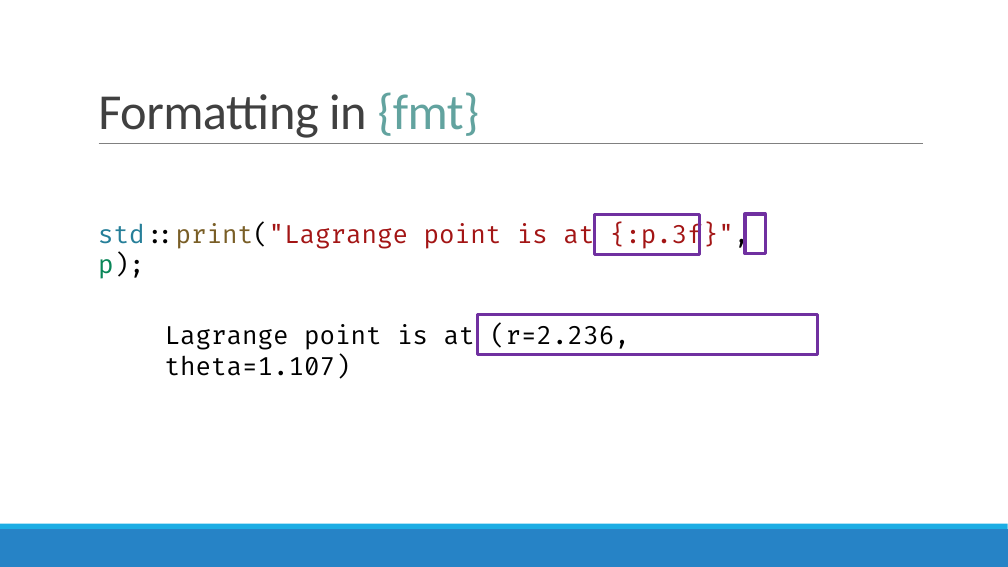
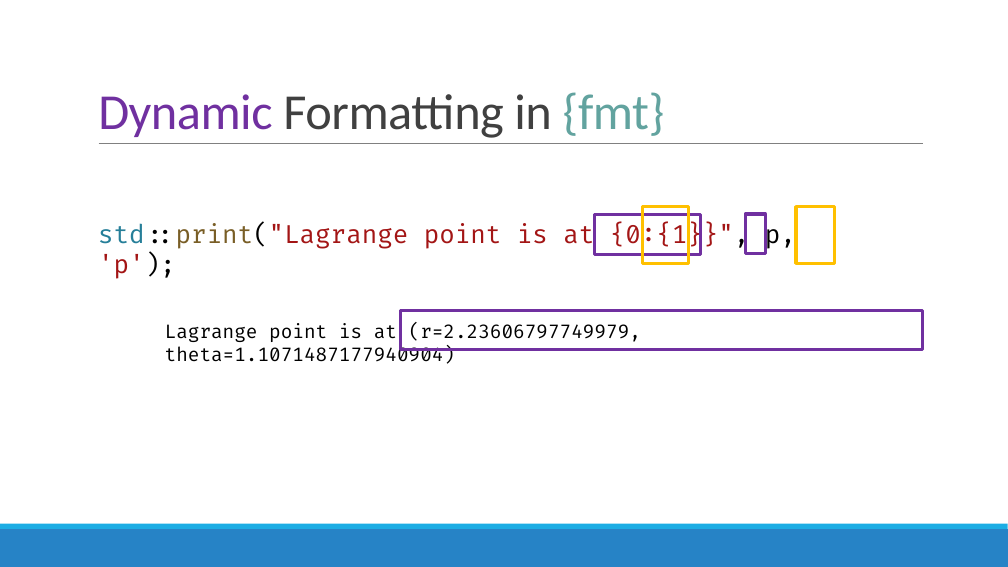
Before and after one commit to brevzin/cpp_proposals, a slide deck: slide 55 of talks/202209_cppcon/The Surprising Complexity of Formatting Ranges.pptx (slide 56 before the commit). Drawn at 1008x567 pixels with LibreOffice and Linux fonts; fonts in the diff are those of the drawing. Boxes give left, top, right and bottom in pixels: in the first picture for what was removed or moved away, otherwise in the second. Text is boxed around its words. In the diff, an @@ line names an element or a change of style, - is before the commit and + after.

```diff
--- a/talks/202209_cppcon/The Surprising Complexity of Formatting Ranges.pptx
+++ b/talks/202209_cppcon/The Surprising Complexity of Formatting Ranges.pptx
@@ title at <box>98,92,665,138</box>: text changed @@
-Formatting in {fmt}
+Dynamic Formatting in {fmt}
@@ rectangle added at <box>643,206,688,263</box>, outline #FFC000 3 pt @@
@@ rectangle added at <box>796,206,835,263</box>, outline #FFC000 3 pt @@
@@ text at <box>98,223,796,250</box>: text changed @@
-std::print("Lagrange point is at {:p.3f}", p);
+std::print("Lagrange point is at {0:{1}}", p, 'p');
@@ text at <box>165,323,641,364</box>: text changed; size 24 to 18 pt @@
-Lagrange point is at (r=2.236, theta=1.107)
+Lagrange point is at (r=2.23606797749979, theta=1.1071487177940904)
@@ rectangle: place and size @@
-rectangle at <box>477,315,818,355</box>
+rectangle at <box>401,310,923,350</box>
```
Also in this commit, not shown: 59 other slides changed, 38 slides added, 11 slides removed.
